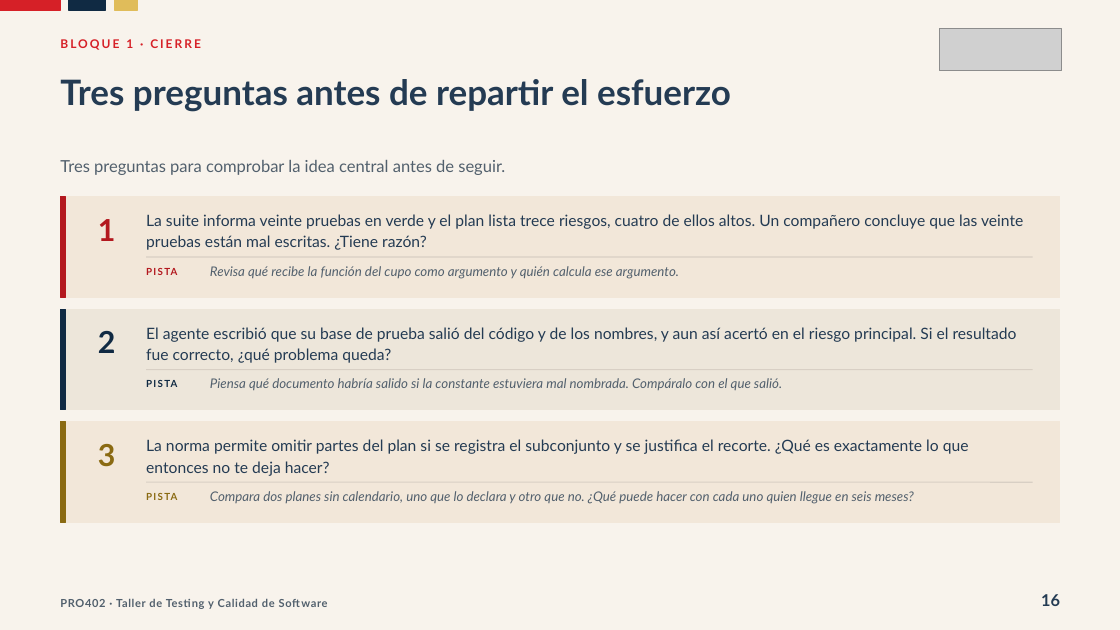
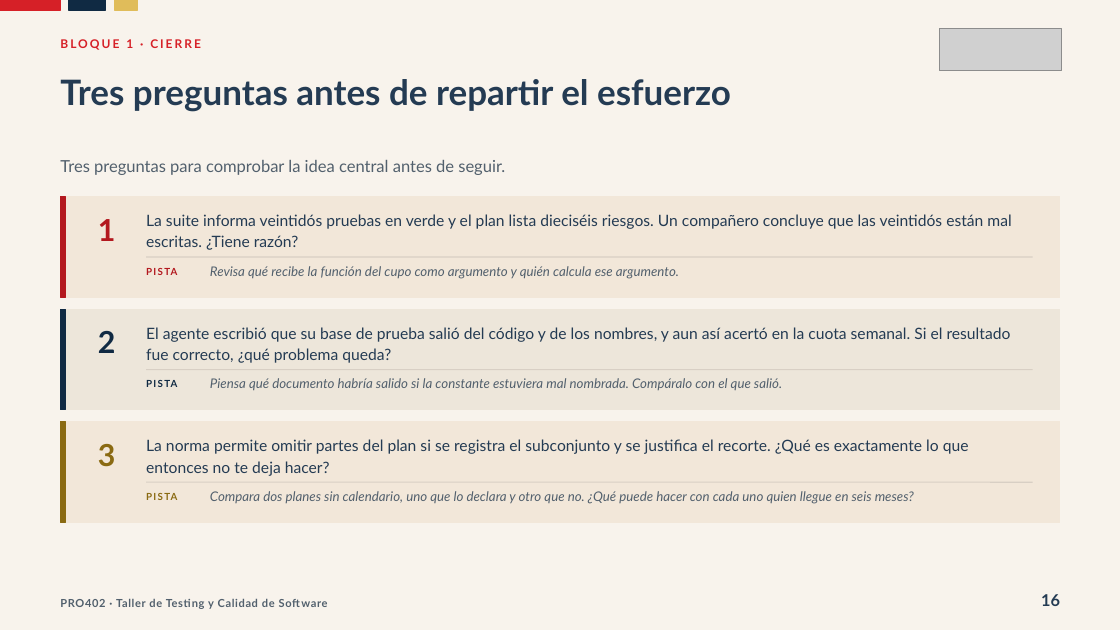
Before and after one commit to Dieg0Code/pro402-taller-de-testing-2026, a slide deck: slide 16 of clases/semana-05/02/ppt/Clase-14-Que-Se-Decidio-Probar.pptx. Drawn at 1120x630 pixels with LibreOffice and Linux fonts; fonts in the diff are those of the drawing; grey boxes stand for pictures. Boxes give left, top, right and bottom in pixels: in the first picture for what was removed or moved away, otherwise in the second. Text is boxed around its words. In the diff, an @@ line names an element or a change of style, - is before the commit and + after.

```diff
--- a/clases/semana-05/02/ppt/Clase-14-Que-Se-Decidio-Probar.pptx
+++ b/clases/semana-05/02/ppt/Clase-14-Que-Se-Decidio-Probar.pptx
@@ text at (146,214,1011,250): text changed @@
-La suite informa veinte pruebas en verde y el plan lista trece riesgos, cuatro de ellos altos. Un compañero concluye que las veinte pruebas están mal escritas. ¿Tiene razón?
+La suite informa veintidós pruebas en verde y el plan lista dieciséis riesgos. Un compañero concluye que las veintidós están mal escritas. ¿Tiene razón?
@@ text at (146,327,1011,363): text changed @@
-El agente escribió que su base de prueba salió del código y de los nombres, y aun así acertó en el riesgo principal. Si el resultado fue correcto, ¿qué problema queda?
+El agente escribió que su base de prueba salió del código y de los nombres, y aun así acertó en la cuota semanal. Si el resultado fue correcto, ¿qué problema queda?
```
Also in this commit, not shown: 23 other slides changed, 2 other files.
